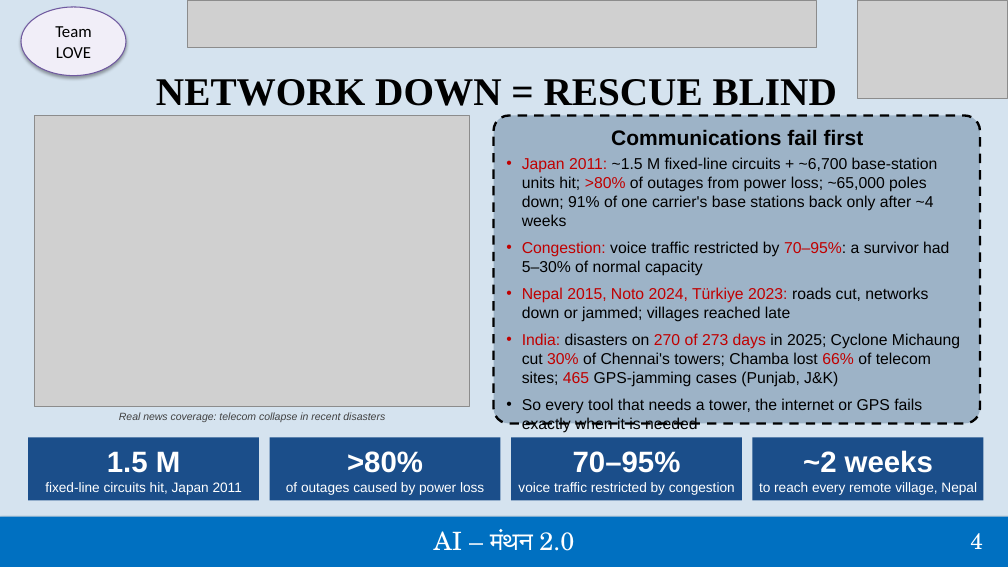
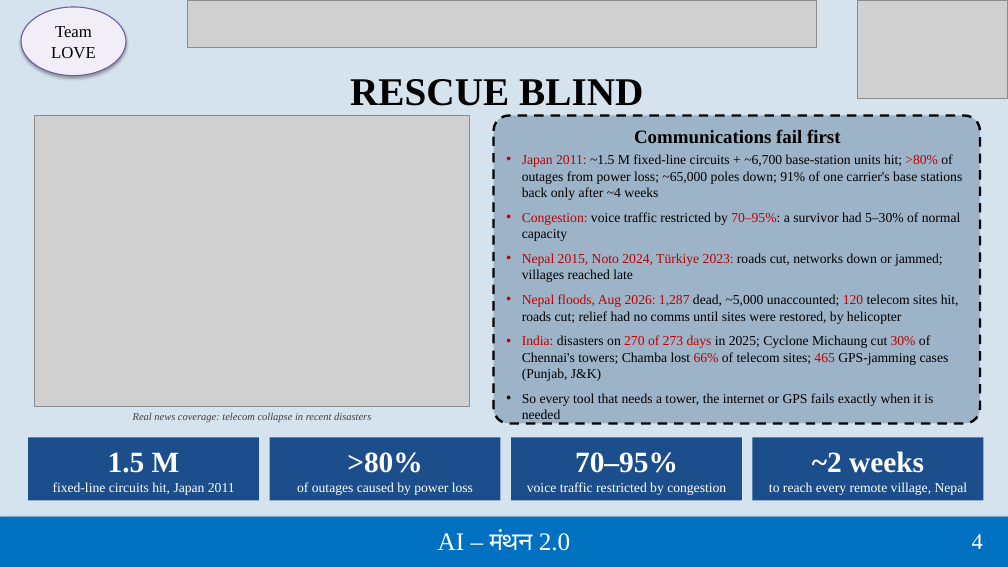
Before and after one commit to TejasGogawale/Drone-swarm, a slide deck: slide 4 of pitch/SwarmRescue_AI_Manthan.pptx. Drawn at 1008x567 pixels with LibreOffice and Linux fonts; fonts in the diff are those of the drawing; grey boxes stand for pictures. Boxes give left, top, right and bottom in pixels: in the first picture for what was removed or moved away, otherwise in the second. Text is boxed around its words. In the diff, an @@ line names an element or a change of style, - is before the commit and + after.

```diff
--- a/pitch/SwarmRescue_AI_Manthan.pptx
+++ b/pitch/SwarmRescue_AI_Manthan.pptx
@@ ellipse "Team" at [21,7,126,76]: font Calibri to Times New Roman @@
@@ text at [350,79,643,106]: text changed @@
-NETWORK DOWN = RESCUE BLIND
+RESCUE BLIND
@@ text in rounded rectangle at [522,129,963,423]: size 20 to 18 pt in "Communications fail first"; font Arial to Times New Roman in "Communications fail first", "Japan 2011: ~1.5 M fixed-line circuits + ...", "Congestion: voice traffic restricted by 70–95%: a ...", "Nepal 2015, Noto 2024, Türkiye 2023: roads ..." and 2 more places; size 15 to 13 pt in "Japan 2011: ~1.5 M fixed-line circuits + ...", "Congestion: voice traffic restricted by 70–95%: a ...", "Nepal 2015, Noto 2024, Türkiye 2023: roads ...", "India: disasters on 270 of 273 days ..." and 1 more places @@
@@ text in rounded rectangle at [522,294,959,324]: paragraph added @@
+• Nepal floods, Aug 2026: 1,287 dead, ~5,000 unaccounted; 120 telecom sites hit, roads cut; relief had no comms until sites were restored, by helicopter
@@ font Arial to Times New Roman in 5 elements at [133,412,371,423], [28,438,259,501], [269,438,501,501], [511,438,743,501], [752,438,984,501] @@
@@ text "AI – मंथन 2.0" at [438,531,571,551]: font TeX Gyre Schola to Times New Roman @@
@@ text "4" at [972,534,983,549]: font TeX Gyre Schola to Times New Roman @@
```
Also in this commit, not shown: 24 other slides changed, 2 slides added, 3 slides removed, 1 other file.
